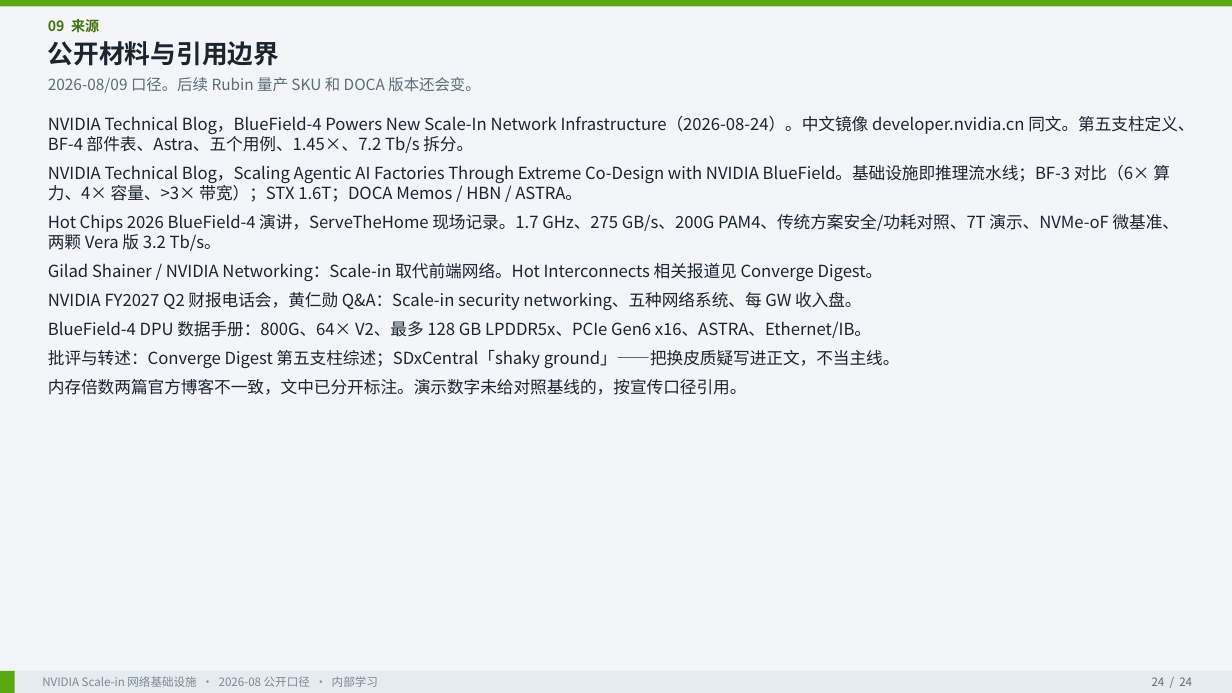
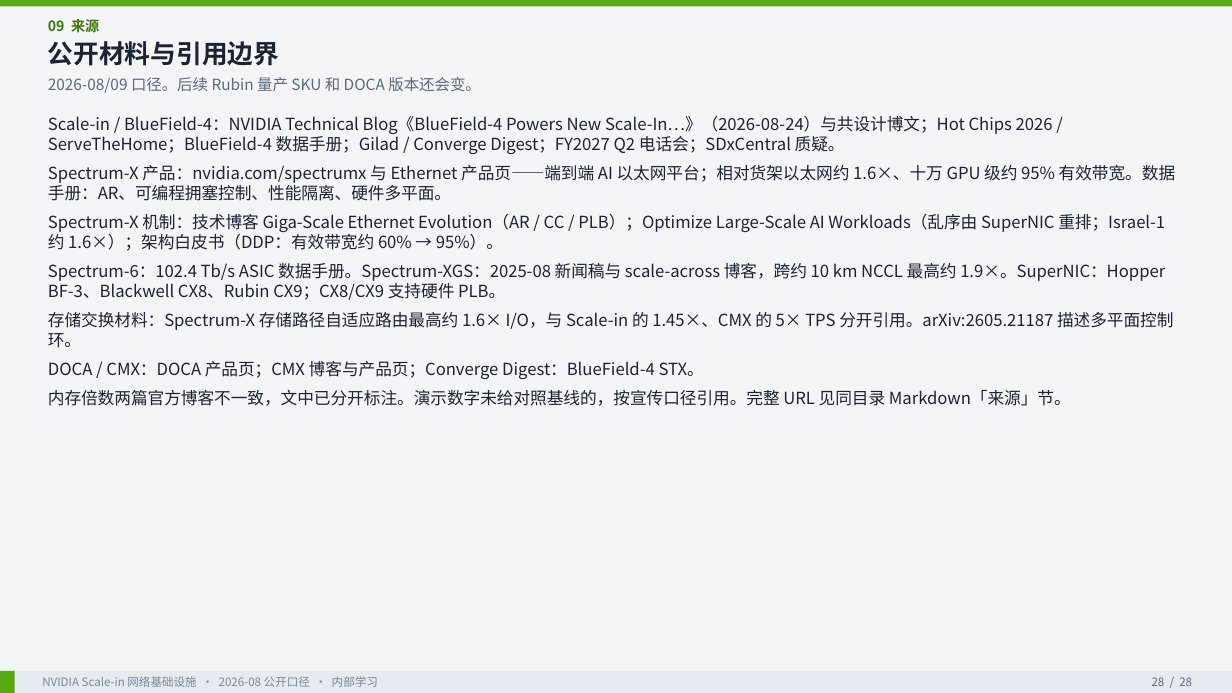
Before and after one commit to ghsshou/ai_work, a slide deck: slide 28 of docs/nvidia-scale-in/NVIDIA_Scale_in_网络基础设施洞察.pptx (slide 24 before the commit). Drawn at 1232x693 pixels with LibreOffice and Linux fonts; fonts in the diff are those of the drawing. Boxes give left, top, right and bottom in pixels: in the first picture for what was removed or moved away, otherwise in the second. Text is boxed around its words. In the diff, an @@ line names an element or a change of style, - is before the commit and + after.

```diff
--- a/docs/nvidia-scale-in/NVIDIA_Scale_in_网络基础设施洞察.pptx
+++ b/docs/nvidia-scale-in/NVIDIA_Scale_in_网络基础设施洞察.pptx
@@ text at (48, 116, 1176, 406): text changed @@
-NVIDIA Technical Blog，BlueField-4 Powers New Scale-In Network Infrastructure（2026-08-24）。中文镜像 developer.nvidia.cn 同文。第五支柱定义、BF-4 部件表、Astra、五个用例、1.45×、7.2 Tb/s 拆分。
-NVIDIA Technical Blog，Scaling Agentic AI Factories Through Extreme Co-Design with NVIDIA BlueField。基础设施即推理流水线；BF-3 对比（6× 算力、4× 容量、>3× 带宽）；STX 1.6T；DOCA Memos / HBN / ASTRA。
-Hot Chips 2026 BlueField-4 演讲，ServeTheHome 现场记录。1.7 GHz、275 GB/s、200G PAM4、传统方案安全/功耗对照、7T 演示、NVMe-oF 微基准、两颗 Vera 版 3.2 Tb/s。
-Gilad Shainer / NVIDIA Networking：Scale-in 取代前端网络。Hot Interconnects 相关报道见 Converge Digest。
-NVIDIA FY2027 Q2 财报电话会，黄仁勋 Q&A：Scale-in security networking、五种网络系统、每 GW 收入盘。
-BlueField-4 DPU 数据手册：800G、64× V2、最多 128 GB LPDDR5x、PCIe Gen6 x16、ASTRA、Ethernet/IB。
-批评与转述：Converge Digest 第五支柱综述；SDxCentral「shaky ground」——把换皮质疑写进正文，不当主线。
-内存倍数两篇官方博客不一致，文中已分开标注。演示数字未给对照基线的，按宣传口径引用。
+Scale-in / BlueField-4：NVIDIA Technical Blog《BlueField-4 Powers New Scale-In…》（2026-08-24）与共设计博文；Hot Chips 2026 / ServeTheHome；BlueField-4 数据手册；Gilad / Converge Digest；FY2027 Q2 电话会；SDxCentral 质疑。
+Spectrum-X 产品：nvidia.com/spectrumx 与 Ethernet 产品页——端到端 AI 以太网平台；相对货架以太网约 1.6×、十万 GPU 级约 95% 有效带宽。数据手册：AR、可编程拥塞控制、性能隔离、硬件多平面。
+Spectrum-X 机制：技术博客 Giga-Scale Ethernet Evolution（AR / CC / PLB）；Optimize Large-Scale AI Workloads（乱序由 SuperNIC 重排；Israel-1 约 1.6×）；架构白皮书（DDP：有效带宽约 60% → 95%）。
+Spectrum-6：102.4 Tb/s ASIC 数据手册。Spectrum-XGS：2025-08 新闻稿与 scale-across 博客，跨约 10 km NCCL 最高约 1.9×。SuperNIC：Hopper BF-3、Blackwell CX8、Rubin CX9；CX8/CX9 支持硬件 PLB。
+存储交换材料：Spectrum-X 存储路径自适应路由最高约 1.6× I/O，与 Scale-in 的 1.45×、CMX 的 5× TPS 分开引用。arXiv:2605.21187 描述多平面控制环。
+DOCA / CMX：DOCA 产品页；CMX 博客与产品页；Converge Digest：BlueField-4 STX。
+内存倍数两篇官方博客不一致，文中已分开标注。演示数字未给对照基线的，按宣传口径引用。完整 URL 见同目录 Markdown「来源」节。
@@ text at (1152, 677, 1192, 686): text changed @@
-24 / 24
+28 / 28
```
Also in this commit, not shown: 23 other slides changed, 4 slides added, 4 other files.
